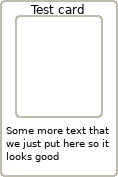
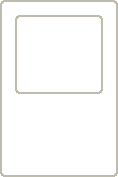
Before/after of a (118, 177) layered artwork. What changed in the layer stack:
hid "Some more text that we just pu..." over [6, 126, 109, 162]
hid "Test card" over [30, 4, 84, 14]
added layer "Frame" above "Border" over [15, 90, 103, 94]
renamed "Layer" to "Border", painted on it over [6, 4, 109, 162]
hid "Layer #1", moved it above "Background", painted on it over [7, 8, 108, 162]
added layer "Background" over [6, 4, 109, 162]
